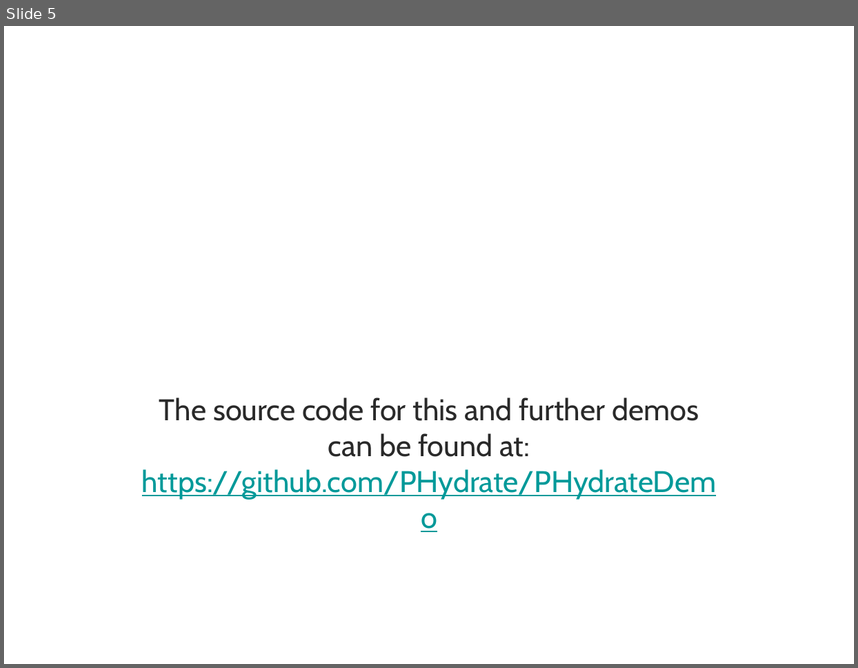
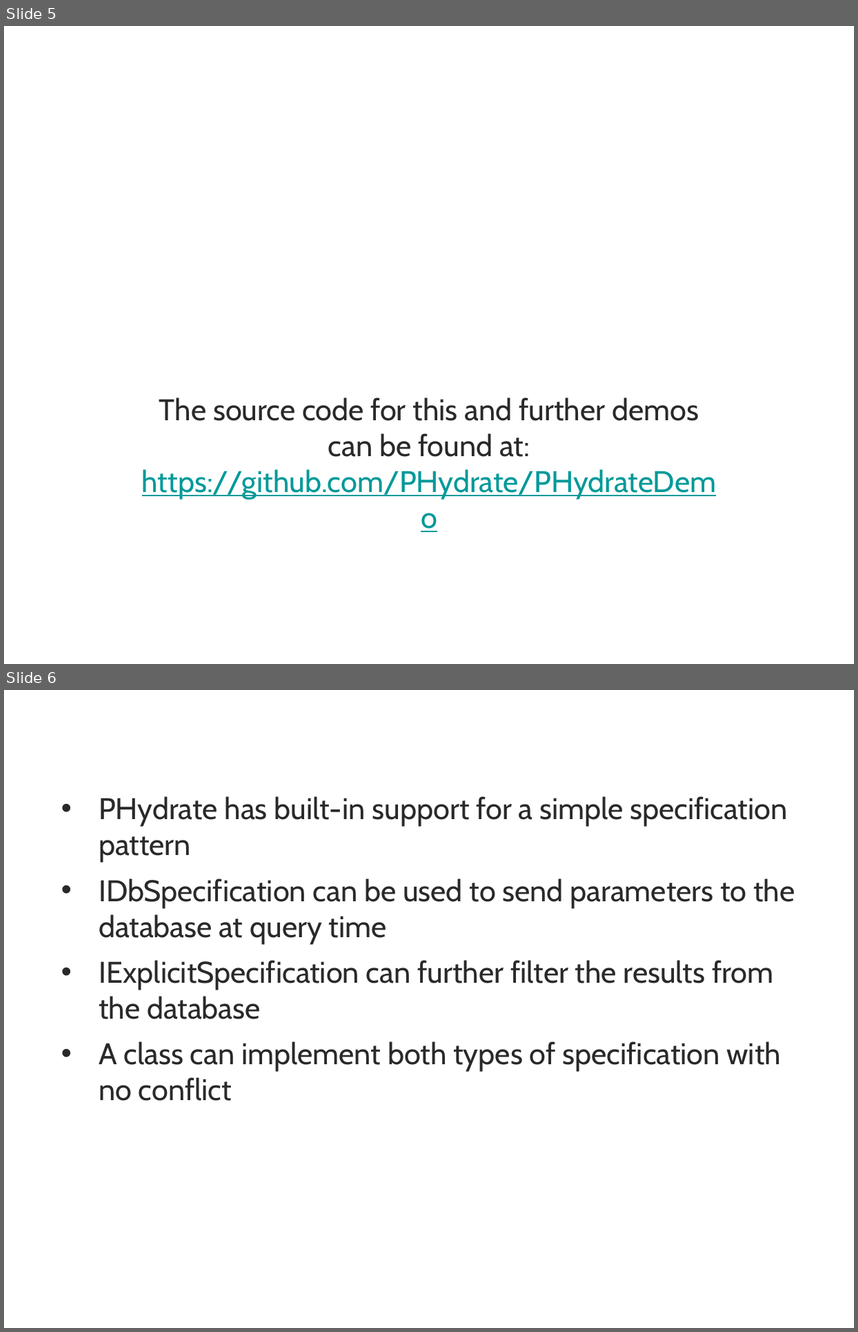
Before and after one commit to PHydrate/PHydrate, a slide deck: doc/PHydrate Presentation.pptx. Shown one above the other, each under a label of ours: slide 5 before the commit, slides 5 and 6 after it. The pictures are 858x668 and 858x1332 pixels, drawn with LibreOffice and Linux fonts; fonts in the diff are those of the drawing; background and template pictures are left out. Boxes give left, top, right and bottom in pixels: in the first picture for what was removed or moved away, otherwise in the second. Text is boxed around its words. In the diff, an @@ line names an element or a change of style, - is before the commit and + after.

Commit message:
Added slide about Specifications to powerpoint deck

```diff
--- a/doc/PHydrate Presentation.pptx
+++ b/doc/PHydrate Presentation.pptx
@@ slide 6 added at [4, 690, 854, 1328], background picture (left out) @@
@@ title added at [41, 690, 818, 755], 36 pt, text #FFFFFF, bold @@
+Specification Pattern
@@ text added at [99, 796, 795, 1101], 36 pt, text #292929 @@
+• PHydrate has built-in support for a simple specification pattern
+• IDbSpecification can be used to send parameters to the database at query time
+• IExplicitSpecification can further filter the results from the database
+• A class can implement both types of specification with no conflict
```
